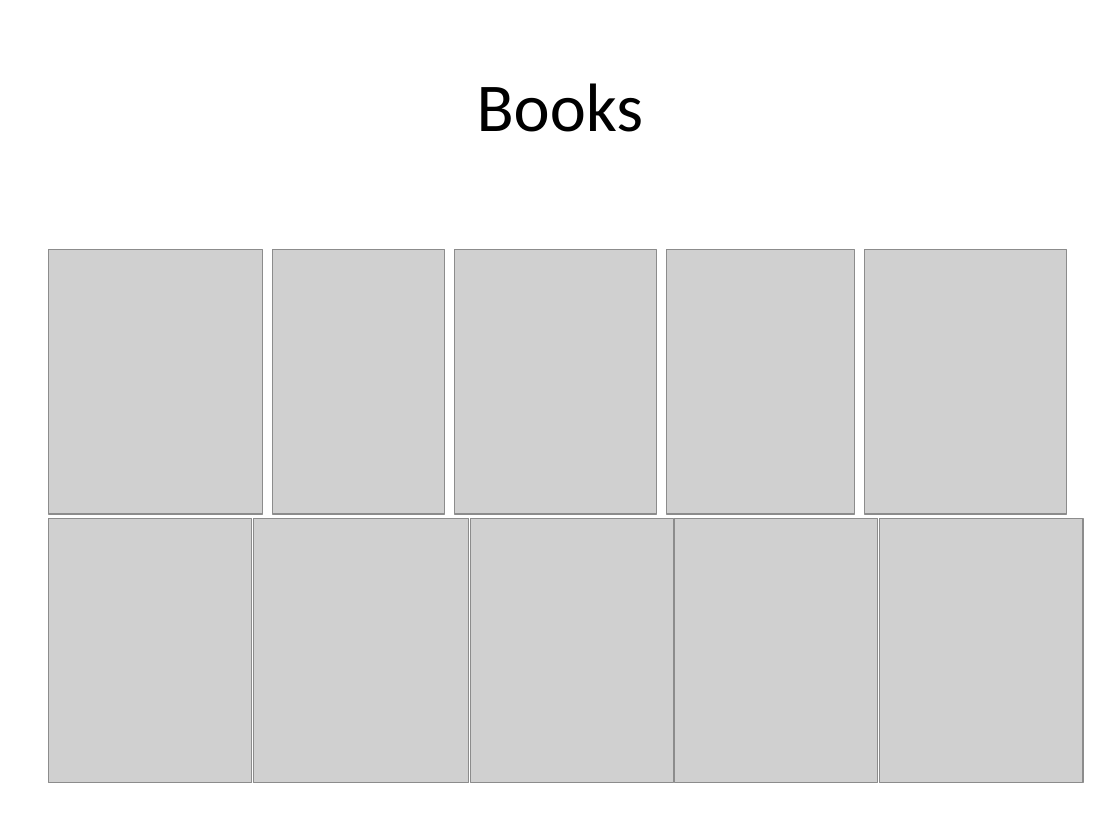
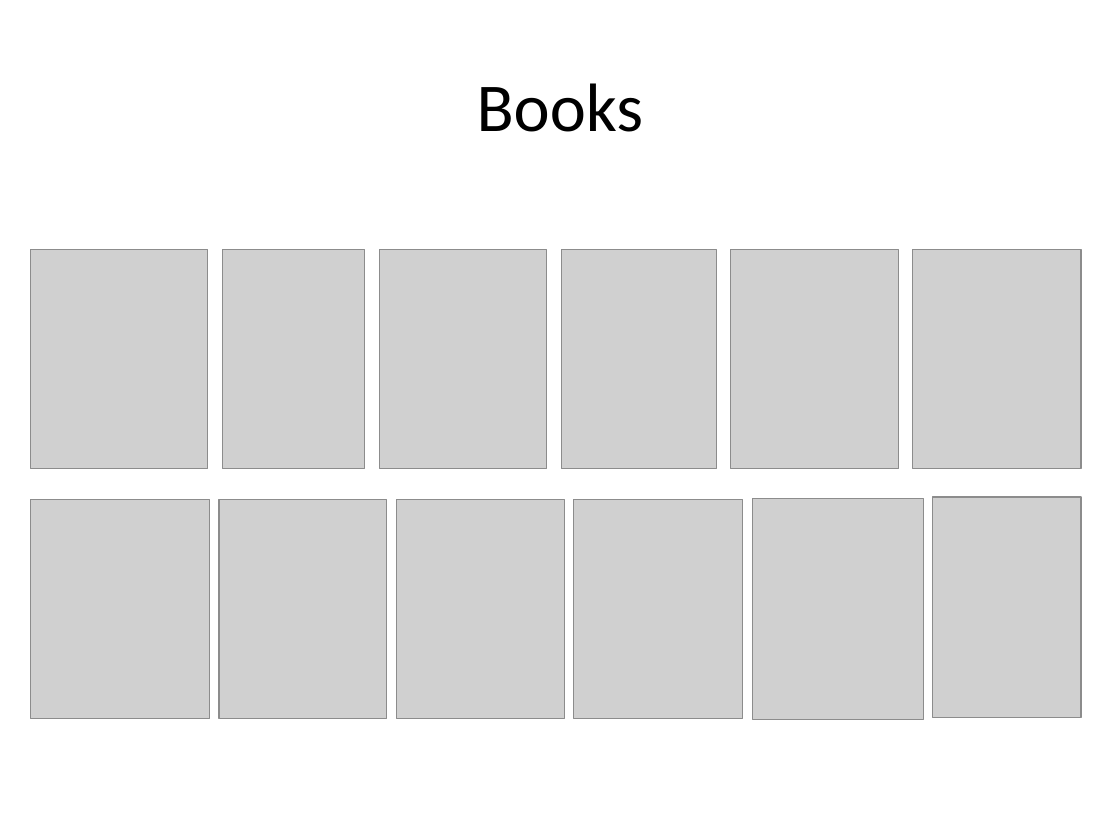
Before and after one commit to mgirardot/CoursDataScience, a slide deck: slide 15 of Data Science.pptx. Drawn at 1120x840 pixels with LibreOffice and Linux fonts; fonts in the diff are those of the drawing; grey boxes stand for pictures. Boxes give left, top, right and bottom in pixels: in the first picture for what was removed or moved away, otherwise in the second. Text is boxed around its words. In the diff, an @@ line names an element or a change of style, - is before the commit and + after.

Commit message:
add books

```diff
--- a/Data Science.pptx
+++ b/Data Science.pptx
@@ picture: place and size @@
-picture at [48,250,262,514]
+picture at [31,250,208,469]
@@ picture: place and size @@
-picture at [272,250,445,514]
+picture at [222,250,364,469]
@@ picture: place and size @@
-picture at [455,250,657,514]
+picture at [380,250,548,469]
@@ picture added at [561,250,717,469] @@
@@ picture removed at [666,250,853,514] @@
@@ picture: place and size @@
-picture at [865,250,1067,514]
+picture at [731,250,899,469]
@@ picture added at [913,250,1081,469] @@
@@ picture: place and size @@
-picture at [48,519,251,783]
+picture at [31,500,211,719]
@@ picture: place and size @@
-picture at [470,519,673,783]
+picture at [220,500,388,719]
@@ picture: place and size @@
-picture at [674,519,877,783]
+picture at [396,500,564,719]
@@ picture added at [573,500,743,719] @@
@@ picture added at [753,498,924,719] @@
@@ picture: place and size @@
-picture at [879,519,1083,783]
+picture at [933,497,1082,718]
@@ picture removed at [253,519,469,783] @@
```
